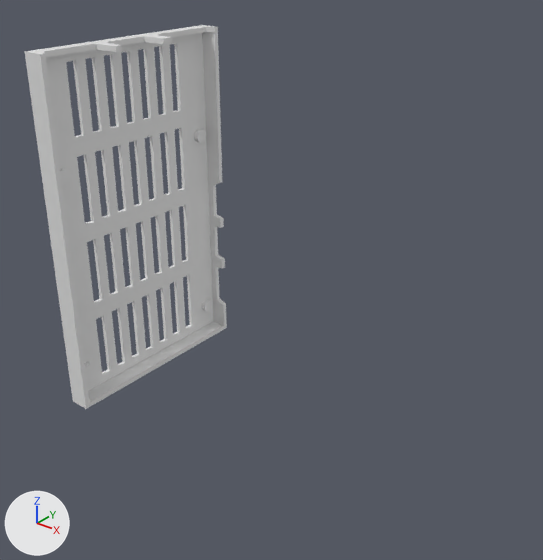
The Blender file chato.blend, before and after one commit.
Before and after are seen from a camera (50 mm lens) standing at (15.65, -13.48, 7.72) and looking at (5.02, -0.19, -0.52). The axes (+X, +Y, +Z) are drawn at lower left. The lights are the same throughout. The same objects are shown in both versions, whatever each file hides.

The scene before the commit, as lines of its bpy script (objects in view):
```python
me_cube_011 = bpy.data.meshes.new('Cube.011')
me_cube_011.from_pydata(...)  # 656 vertices, 654 faces; spans x -2.8..48.8, y -3.0..3.0, z -2.9..2.9
me_cylinder_017 = bpy.data.meshes.new('Cylinder.017')
me_cylinder_017.from_pydata(...)  # a 32-sided cylinder along x spanning x -0.196..0.196, y -2.714..-2.323, z 1.577..1.969
me_cylinder_019 = bpy.data.meshes.new('Cylinder.019')
me_cylinder_019.from_pydata(...)  # a 32-sided cylinder along x spanning x -0.196..0.196, y -2.714..-2.323, z 1.577..1.969
ob_layer_1_001 = bpy.data.objects.new('Layer 1.001', me_cube_011)
ob_layer_1_001.location = (0.0, 0.0, 0.0)
ob_layer_1_001.scale = (0.0201, 1.0, 1.66)
_m = ob_layer_1_001.modifiers.new('Boolean', 'BOOLEAN')
_m.object = ob_ventilation
_m = ob_layer_1_001.modifiers.new('Boolean.001', 'BOOLEAN')
_m.object = ob_screw_hole_bottom_top
_m = ob_layer_1_001.modifiers.new('Boolean.002', 'BOOLEAN')
_m.object = ob_screw_hole_bottom_down
ob_screw_hole_bottom_down = bpy.data.objects.new('Screw hole bottom down', me_cylinder_019)
ob_screw_hole_bottom_down.location = (0.0, 0.0, -5.74)
_m = ob_screw_hole_bottom_down.modifiers.new('Mirror', 'MIRROR')
_m.use_axis = (False, True, False)
ob_screw_hole_bottom_top = bpy.data.objects.new('Screw hole bottom top', me_cylinder_017)
ob_screw_hole_bottom_top.location = (0.0, 0.0, 0.0)
_m = ob_screw_hole_bottom_top.modifiers.new('Mirror', 'MIRROR')
_m.use_axis = (False, True, False)
```
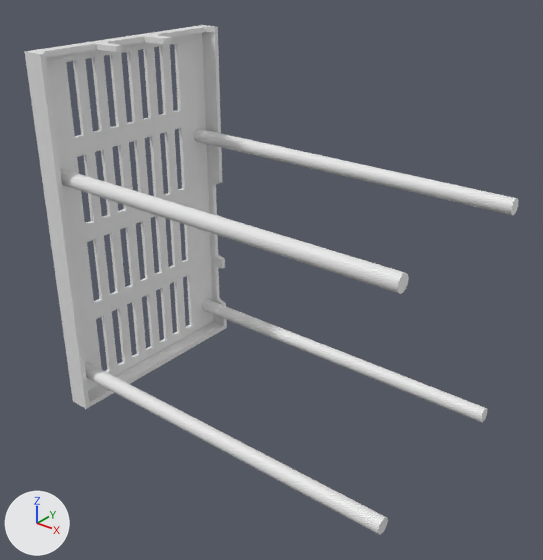
The change, as a diff of the scene's bpy script:
```diff
--- a/chato.blend.py
+++ b/chato.blend.py
@@ me_cylinder_017 @@
 me_cylinder_017.from_pydata(...)  # 64 vertices, 34 faces; spans x -0.196..0.196, y -2.714..-2.323, z 1.577..1.969
 # used by ob_screw_hole_bottom_top; location = (0.0, 0.0, 0.0)
+# me_cylinder_017 part 1: the whole mesh is multiplied about its middle by the matrix ((25.78, 0.0, 0.0), (0.0, 1.0, 0.0), (0.0, 0.0, 1.0)), then moved by (4.856, 0.0, 0.0)
@@ me_cylinder_019 @@
 me_cylinder_019.from_pydata(...)  # 64 vertices, 34 faces; spans x -0.196..0.196, y -2.714..-2.323, z 1.577..1.969
 # used by ob_screw_hole_bottom_down; location = (0.0, 0.0, -5.74)
+# me_cylinder_019 part 2: the whole mesh is multiplied about its middle by the matrix ((25.814, 0.0, 0.0), (0.0, 1.0, 0.0), (0.0, 0.0, 1.0)), then moved by (4.862, 0.0, -5.735)
@@ ob_screw_hole_bottom_down @@
 ob_screw_hole_bottom_down = bpy.data.objects.new('Screw hole bottom down', me_cylinder_019)
-ob_screw_hole_bottom_down.location = (0.0, 0.0, -5.74)
+ob_screw_hole_bottom_down.location = (0.0, 0.0, 0.0)
 _m = ob_screw_hole_bottom_down.modifiers.new('Mirror', 'MIRROR')
```

What differs and where, as boxes [x1, y1, x2, y2] in the pictures (543 x 560 px):
'Screw hole bottom top', reshaped (212% wider, 191% taller)
    before: [60, 129, 206, 185]
    after: [60, 129, 518, 294]
'Screw hole bottom down', reshaped, moved (213% wider, 200% taller)
    before: [85, 299, 213, 377]
    after: [85, 299, 488, 535]
